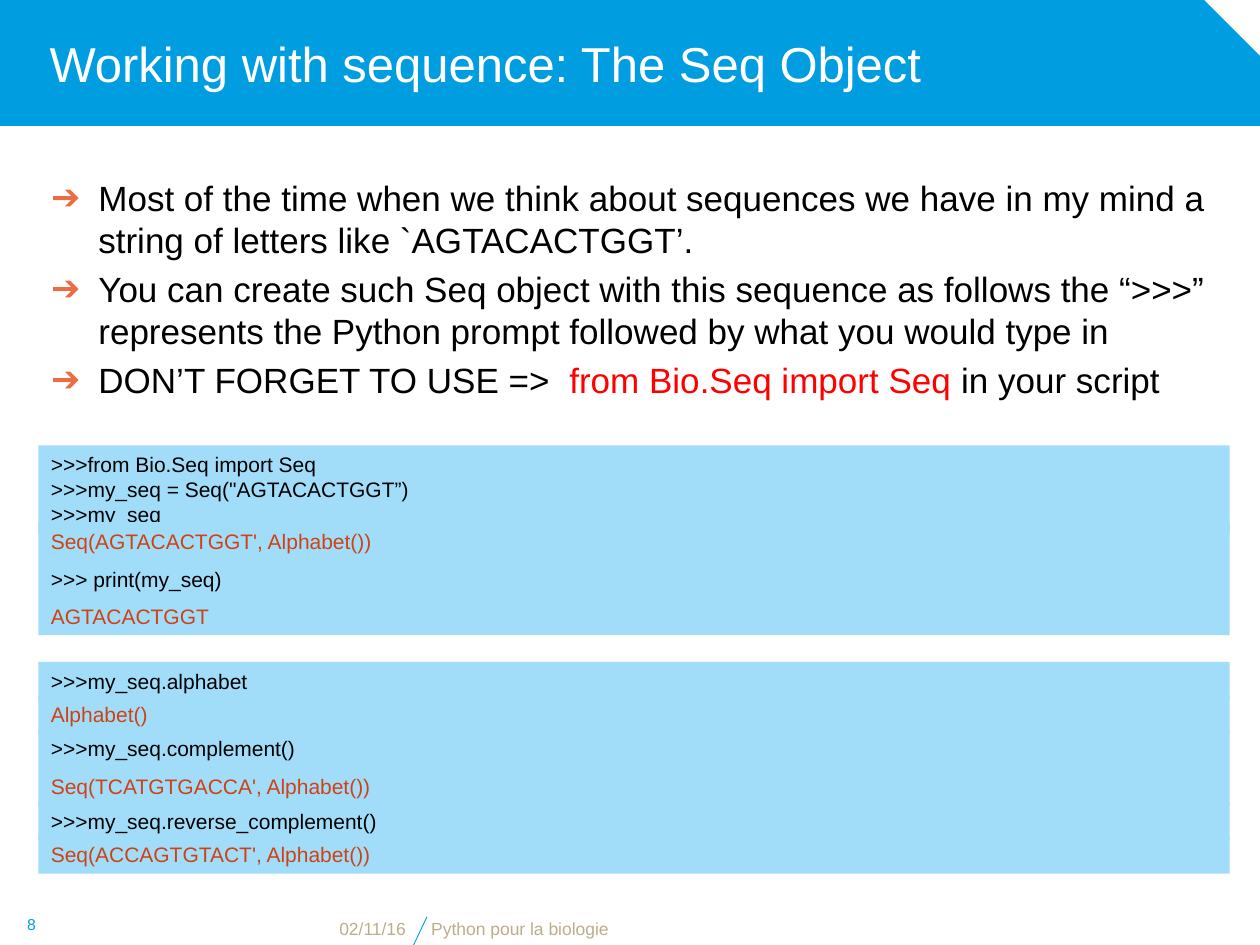
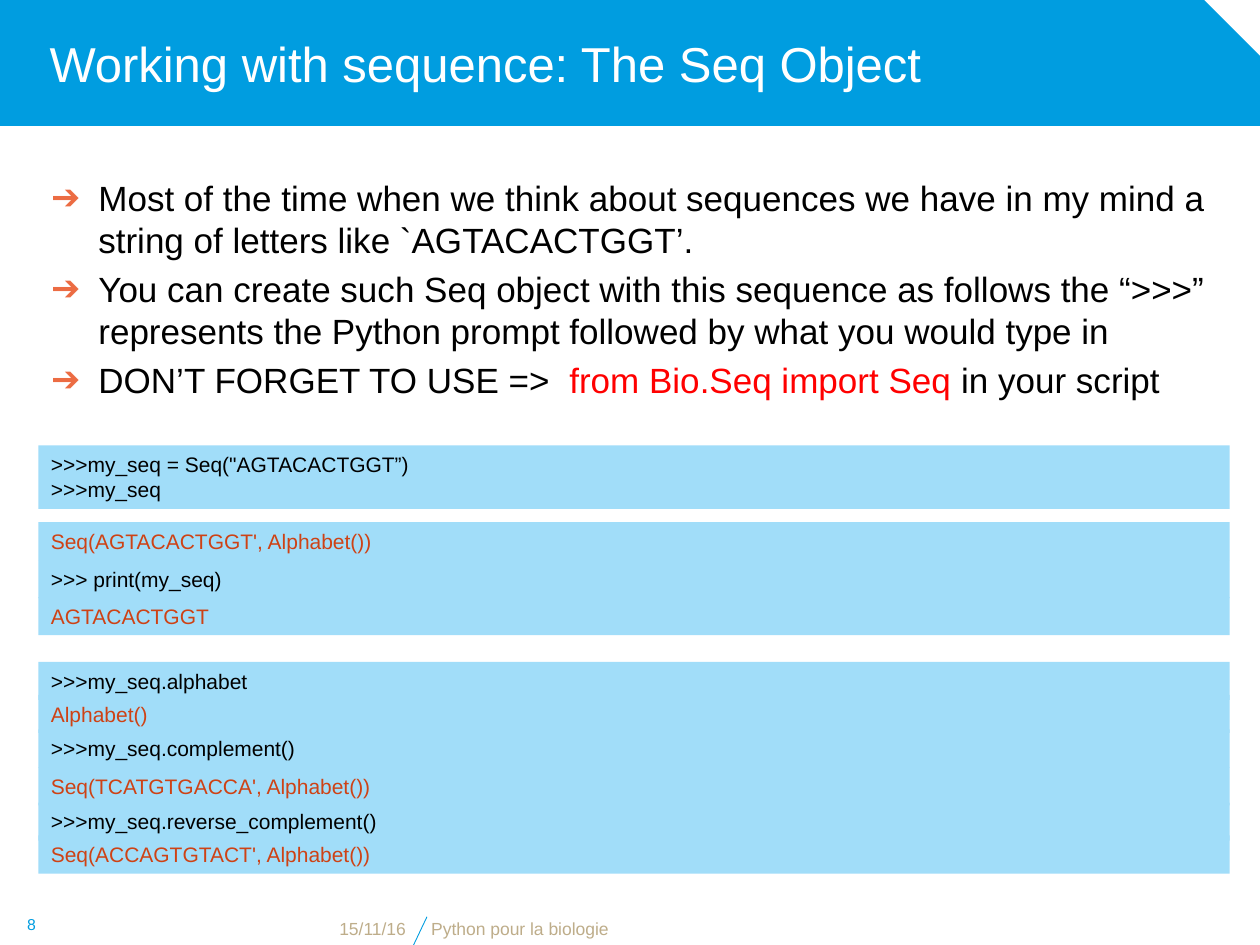
Before and after one commit to bdartigues/python_cnrs_formation, a slide deck: slide 8 of slides/python_biopython_Seq_Object.pptx. Drawn at 1260x945 pixels with LibreOffice and Linux fonts; fonts in the diff are those of the drawing; background and template pictures are left out. Boxes give left, top, right and bottom in pixels: in the first picture for what was removed or moved away, otherwise in the second. Text is boxed around its words. In the diff, an @@ line names an element or a change of style, - is before the commit and + after.

```diff
--- a/slides/python_biopython_Seq_Object.pptx
+++ b/slides/python_biopython_Seq_Object.pptx
@@ rectangle ">>>my_seq = Seq("AGTACACTGGT”)": place and size @@
-rectangle ">>>my_seq = Seq("AGTACACTGGT”)" at (39, 445, 1230, 534)
+rectangle ">>>my_seq = Seq("AGTACACTGGT”)" at (39, 445, 1230, 508)
@@ text in rectangle at (51, 456, 316, 477): paragraph removed @@
->>>from Bio.Seq import Seq
@@ rectangle "Seq(AGTACACTGGT', Alphabet())": place and size @@
-rectangle "Seq(AGTACACTGGT', Alphabet())" at (51, 533, 372, 553)
+rectangle "Seq(AGTACACTGGT', Alphabet())" at (39, 522, 1230, 559)
@@ text at (339, 922, 406, 935): text changed @@
-02/11/16
+15/11/16
```
Also in this commit, not shown: 30 other slides changed, 4 other files.
